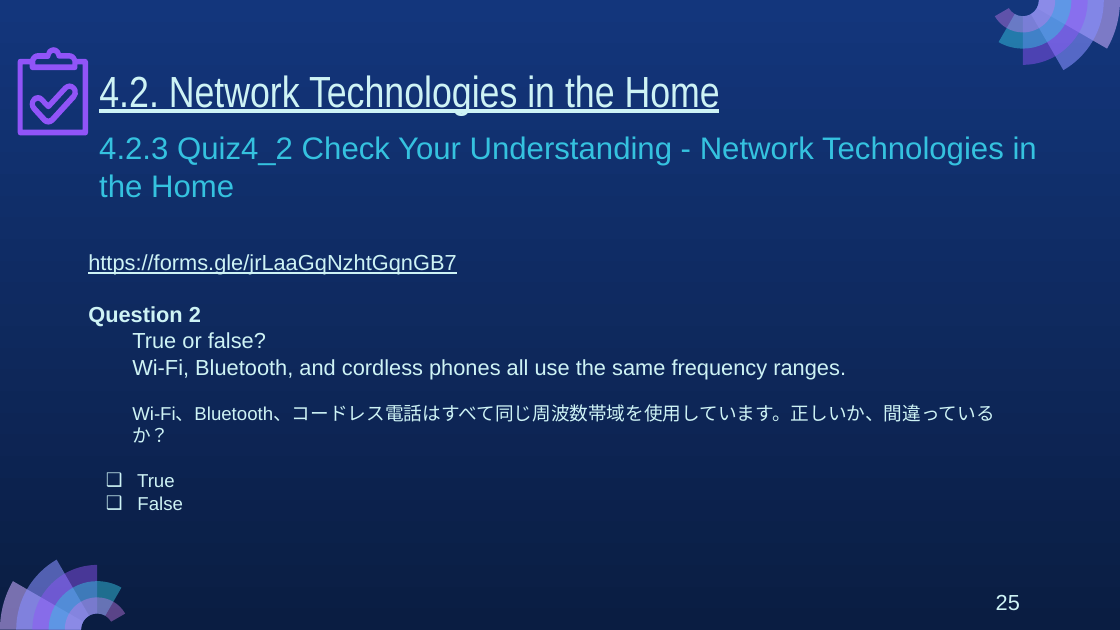
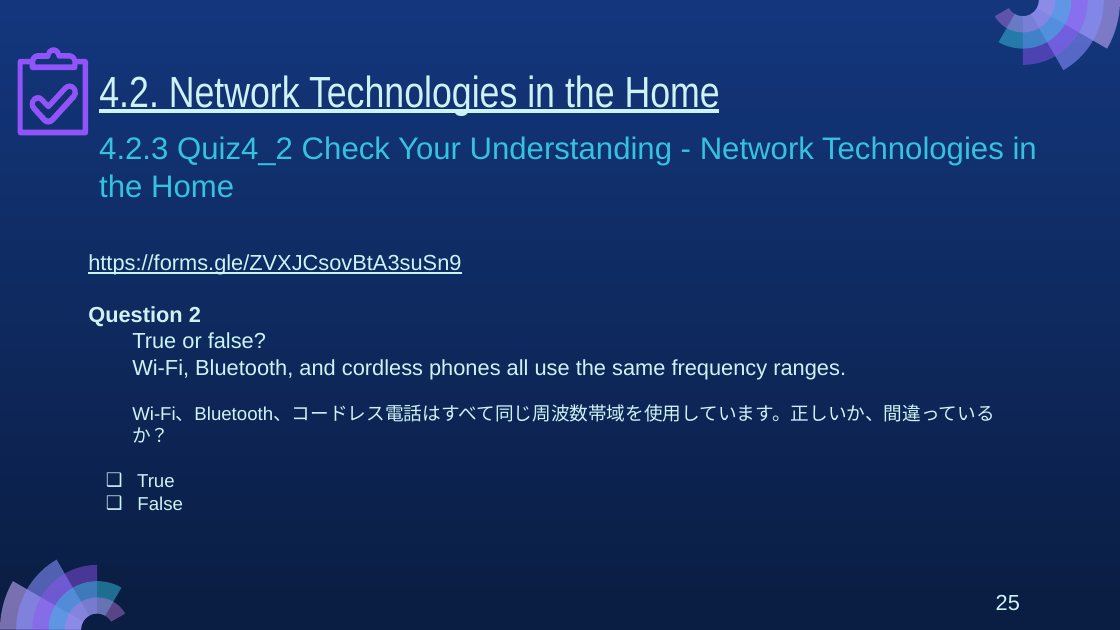
Before and after one commit to MarikoTagawa/kosen-mongolia-materials, a slide deck: slide 25 of network-basics/slides/04_NetworkBasics_2025_2P.pptx. Drawn at 1120x630 pixels with LibreOffice and Linux fonts; fonts in the diff are those of the drawing. Boxes give left, top, right and bottom in pixels: in the first picture for what was removed or moved away, otherwise in the second. Text is boxed around its words. In the diff, an @@ line names an element or a change of style, - is before the commit and + after.

```diff
--- a/network-basics/slides/04_NetworkBasics_2025_2P.pptx
+++ b/network-basics/slides/04_NetworkBasics_2025_2P.pptx
@@ text at (88, 254, 461, 275): text changed @@
-https://forms.gle/jrLaaGqNzhtGqnGB7
+https://forms.gle/ZVXJCsovBtA3suSn9
```
Also in this commit, not shown: 9 other slides changed, 3 other files.
